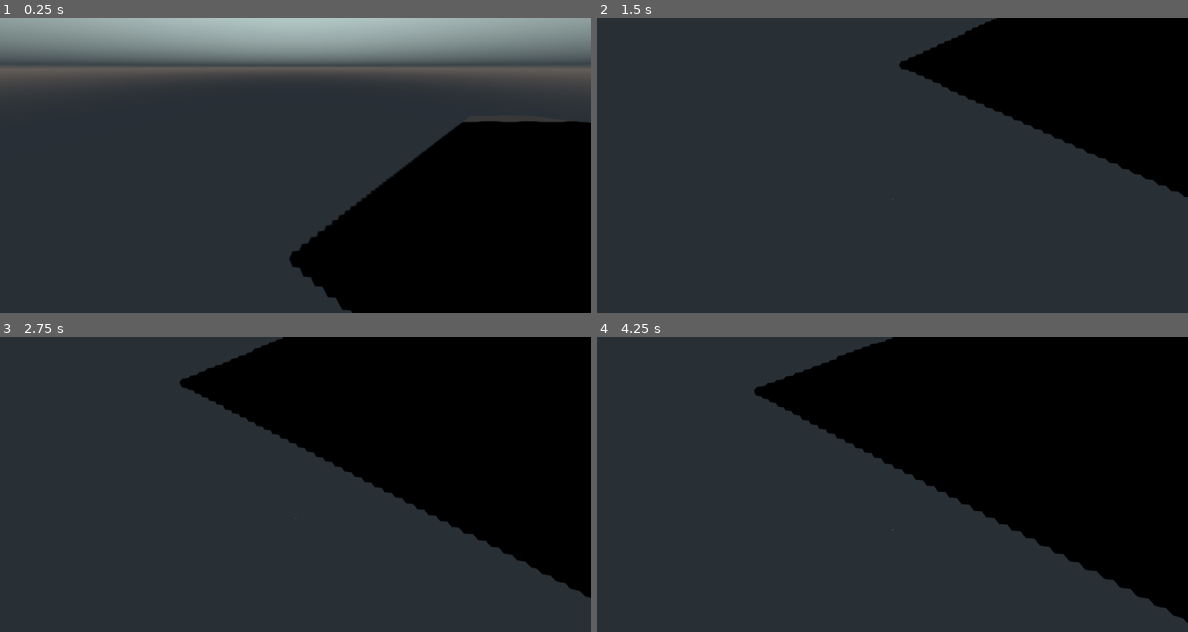
Above: before the commit, frames 1-4 (two rows, left to right).
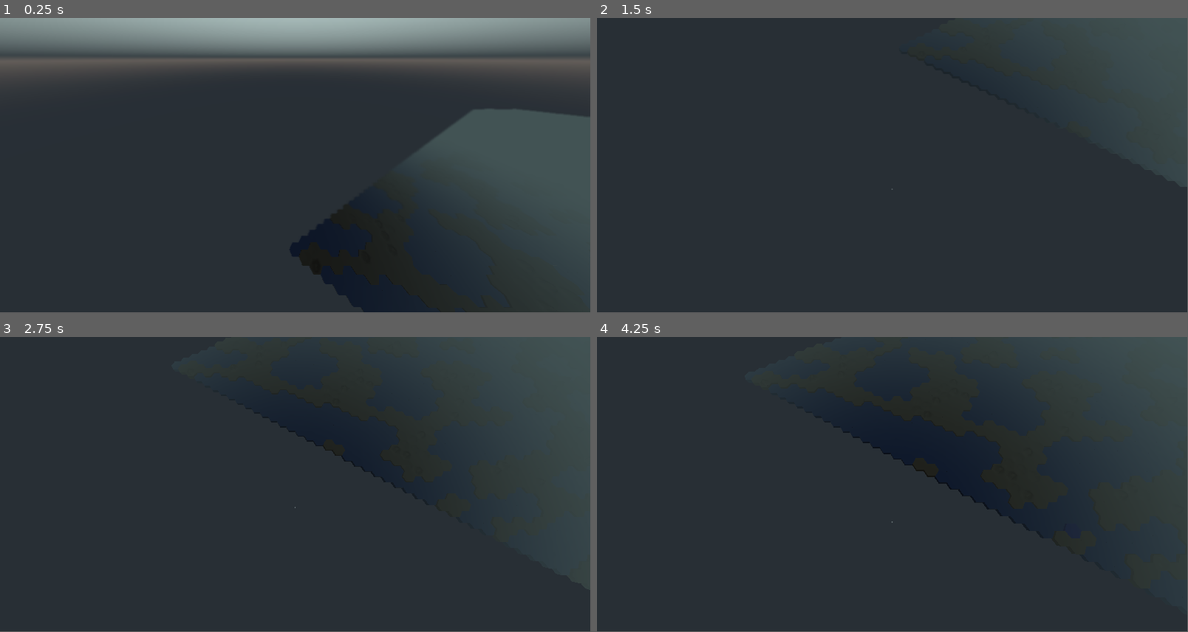
Above: after the commit, the same moments.

Repository: cloudziq/CIVI
Game: Godot game, scene res://data/class/MAP.tscn
The game is run twice, just before and just after one commit, with the same random seed, the same clock (stepped at 60 frames per second) and the same inputs.
Inputs (mouse positions are in pixels of both pictures, inside the frame that each line leads up to):
- Up to frame 1 (0.25 s): no input
- Up to frame 2 (1.5 s): move the mouse to (1022, 150) at 0.52 s; hold S (move_D) 0.53-1.28 s; click (1022, 150) at 0.67 s; move the mouse to (774, 180) at 1.27 s; tap A (move_L) at 1.35 s; click (774, 180) at 1.42 s
- Up to frame 3 (2.75 s): move the mouse to (354, 419) at 2.02 s; hold D (move_R) from 2.03 s (still down); click (354, 419) at 2.17 s
- Up to frame 4 (4.25 s): move the mouse to (862, 543) at 2.77 s; release D (move_R) at 2.78 s; tap W (move_U) at 2.85 s; click (862, 543) at 2.92 s; tap Enter at 3.5 s; move the mouse to (1069, 528) at 3.52 s; hold Mouse wheel up (zoom+) from 3.53 s (still down); click (1069, 528) at 3.67 s
In our replay, the window is 800x400 before the commit and 799x399 after it. These sizes can differ from the game's own. Grey fills any space a smaller window leaves; there, only what the larger window draws over its background counts as a difference.

The runs differ from the first frame. In frame 1, 32% of the frame differs, in the area x 0-100%, y 0-100%; in frame 2, 18%; in frame 3, 35%; in frame 4, 40%, in the area x 26-100%, y 0-97%.

Commit message:
faster hex recognition on cursor changed how map data is kept

Diff:
--- a/data/class/Camera.gd
+++ b/data/class/Camera.gd
@@ -1,5 +1,35 @@
 extends Camera
 
+
+var map_data : Array
+var vis_data : Dictionary
+
+
+var def_zoom_speed := 30.0
+var def_move_speed := 2.0
+
+var min_h  :=  14.0
+var max_h  :=  40.0
+var min_a  := -36.0
+var max_a  := -80.0
+var min_f  :=  52.0
+var max_f  :=  96.0
+var min_d  :=  0.08
+var max_d  :=  0.00
+var min_sd :=  50
+var max_sd :=  100
+
+
+var curr_hex_index := 0
+var prev_hex_index := 0
+var curr_multimesh :  MultiMesh
+var prev_multimesh :  MultiMesh
+
+var hex_radius      = 2
+
+
+##  Holders:
+var xx             := 0.0
 var move_speed_add := 0.0
 var zoom_speed     := 0.0
 var move_vector    := Vector3()
@@ -7,34 +37,8 @@
 var target_fov     := 0.0
 var target_dof     := 0.0
 var target_sd      := 0.0
-
-var def_zoom_speed := 25.0
-var def_move_speed := 2.0
-
-var min_h  :=  14.0
-var max_h  :=  40.0
-var min_a  := -36.0
-var max_a  := -76.0
-var min_f  :=  52.0
-var max_f  :=  96.0
-var min_d  :=  0.06
-var max_d  :=  0.0
-var min_sd :=  60
-var max_sd :=  80
-
-var hex_radius    = 2.0
-var selected_hex  = null
-
-#  cały multimesh:
-var multimesh_instance_1 : MultiMeshInstance
-var multimesh_instance_2 : MultiMeshInstance
-
-# Zmienna na indeks wybranego hexa
-var selected_hex_index    := -1
-var selected_hex_instance :=  1
-
-##  Holders:
-var xx    : float
+var time_passed    := 0.0
+var frame_count    := 0
 
 
 
@@ -43,18 +47,18 @@
 
 func _ready() -> void:
 	cam_mod()
-	multimesh_instance_1 = get_parent().visual_data[0][1]
-	multimesh_instance_2 = get_parent().visual_data[1][1]
-
-
-
-
-
-
-func _process(delta: float) -> void:
+
+
+
+
+
+
+func _process(dt: float) -> void:
+	time_passed += dt
+
 	#  Zoom:
 	if zoom_speed != 0:
-		global_transform.origin.y  = clamp(global_transform.origin.y+zoom_speed*delta,min_h,max_h)
+		global_transform.origin.y  = clamp(global_transform.origin.y + zoom_speed *dt,min_h,max_h)
 		zoom_speed                 = lerp(zoom_speed, 0.0, .16)
 		cam_mod()
 
@@ -62,7 +66,7 @@
 	if move_vector != Vector3():
 		var vector  = transform.basis.x * move_vector.x + transform.basis.z * move_vector.z
 		vector.y    = 0
-		global_transform.origin += vector.normalized() * move_vector.length() * delta
+		global_transform.origin += vector.normalized() * move_vector.length() * dt
 
 	#  Tilt:
 	if rotation_degrees.x != target_tilt:
@@ -82,26 +86,11 @@
 	if xx != target_sd:
 		$"%Sun".directional_shadow_max_distance = lerp(xx, target_sd, .6)
 
-	# Sprawdzenie hexa pod kursorem
-	var new_hex_index_1 = get_hex_at_mouse(multimesh_instance_1)
-	var new_hex_index_2 = get_hex_at_mouse(multimesh_instance_2)
-
-	# Resetowanie koloru poprzedniego wybranego hexa
-	if selected_hex_index != -1:
-		if selected_hex_instance == 1:
-			multimesh_instance_1.multimesh.set_instance_color(selected_hex_index, Color(1, 1, 1))
-		elif selected_hex_instance == 2:
-			multimesh_instance_2.multimesh.set_instance_color(selected_hex_index, Color(1, 1, 1))
-
-	# Zmiana koloru nowego wybranego hexa
-	if new_hex_index_1 != -1:
-		multimesh_instance_1.multimesh.set_instance_color(new_hex_index_1, Color(.5, 1, .5))
-		selected_hex_instance = 1
-		selected_hex_index = new_hex_index_1
-	elif new_hex_index_2 != -1:
-		multimesh_instance_2.multimesh.set_instance_color(new_hex_index_2, Color(.5, 1, .5))
-		selected_hex_instance = 2
-		selected_hex_index = new_hex_index_2
+
+	if time_passed > .1:
+		time_passed = 0
+		get_hex_at_mouse()
+
 
 
 
@@ -133,57 +122,58 @@
 
 
 
-func get_hex_at_mouse(multimesh_instance: MultiMeshInstance):
+
+func get_hex_at_mouse():
 	var mouse_pos = get_viewport().get_mouse_position()
-	var from = project_ray_origin(mouse_pos + Vector2(+.5, -.5))
-	var to = from + project_ray_normal(mouse_pos) * 100  # Promień w przestrzeni 3D
-
+	var from = project_ray_origin(mouse_pos + Vector2(-.25, +.5))
+	var to = from + project_ray_normal(mouse_pos) * 100
 	var hit_position = intersect_ray_with_plane(from, to)
+	var err  := false
 
 	if hit_position:
-		var hex_coords = world_to_hex(hit_position)
-		return get_hex_instance_index(hex_coords, multimesh_instance)
-
-	return -1
-
-
-# Oblicza pozycję promienia na płaszczyźnie
+		var coord = world_to_hex(hit_position)
+
+		if coord.x < 0 or coord.x > map_data[0].size()-1: err = true
+		if coord.y < 0 or coord.y > map_data[1].size()-1: err = true
+
+		if not err:
+			var hex_type    = map_data[coord.x][coord.y]["type"]
+			curr_hex_index  = map_data[coord.x][coord.y]["id"]
+			curr_multimesh  = vis_data[hex_type].multimesh
+
+			if curr_hex_index != prev_hex_index or curr_multimesh != prev_multimesh:
+				curr_multimesh.set_instance_color(curr_hex_index, Color(.4, .6, 2))
+				prev_multimesh.set_instance_color(prev_hex_index, Color(1,1,1))
+				prev_hex_index  = curr_hex_index
+				prev_multimesh  = curr_multimesh
+
+
+
+
+
+
 func intersect_ray_with_plane(from, to):
-	var plane = Plane(Vector3(0, 1, 0), 0)  # Zakładając, że twoje heksy są na płaskiej powierzchni
+	var plane = Plane(Vector3(0, 1, 0), 0)
 	var hit_position = plane.intersects_segment(from, to)
 
 	if hit_position != null:
 		if plane.has_point(hit_position):
 			return hit_position
-
 	return null
 
 
 
 
 
+
 func world_to_hex(pos: Vector3) -> Vector2:
-	var q = pos.x / (hex_radius * 3 * .5)  # Uwzględnia szerokość heksa w osi X
+	var q = pos.x / (hex_radius * 3 * .5)
 	var r = (pos.z - (q * hex_radius * sqrt(3) * .5)) / (hex_radius * sqrt(3))
 
-	# Zaokrąglamy współrzędne q i r
-	var rounded_q = round(q)
-	var rounded_r = round(r)
-
-	return Vector2(rounded_q, rounded_r).rotated(16)
-
-
-
-
-# Funkcja, która zwraca indeks instancji MultiMesh na podstawie pozycji hexa
-func get_hex_instance_index(hex_pos: Vector2, multimesh_instance: MultiMeshInstance) -> int:
-	for i in range(multimesh_instance.multimesh.instance_count):
-		var instance_pos = multimesh_instance.multimesh.get_instance_transform(i).origin
-		var hex_from_instance = world_to_hex(instance_pos)
-		if hex_from_instance == hex_pos:
-			return i
-	return -1
-
+	var rounded_x = round(q)
+	var rounded_y = round(r)
+
+	return Vector2(rounded_y, rounded_x)
 
 
 
@@ -198,3 +188,13 @@
 	target_fov   = lerp(min_f,  max_f,  ratio)
 	target_dof   = lerp(min_d,  max_d,  ratio)
 	target_sd    = lerp(min_sd, max_sd, ratio)
+
+
+
+
+
+
+func reload_map_data() -> void:
+	map_data        = get_parent().map_data
+	vis_data        = get_parent().visual_data
+	prev_multimesh  = vis_data["flat01"].multimesh
--- a/data/class/DayNightLightCycle.gd
+++ b/data/class/DayNightLightCycle.gd
@@ -8,13 +8,13 @@
 
 
 ## Main settings:
-var day_length   := 20.0    ## in seconds
+var day_length   := 40.0    ## in seconds
 var night_length := 16.0
 
 var sun_min_h  :=   0.0    ## minimalna wysokość słońca (przy wschodzie i zachodzie)
-var sun_max_h  := -20.0    ## maksymalna wysokość słońca (w południe)
-var moon_min_h := -4.0    ## minimalna wysokość księżyca (przy zachodzie)
-var moon_max_h := -60.0    ## maksymalna wysokość księżyca (noc)
+var sun_max_h  := -35.0    ## maksymalna wysokość słońca (w południe)
+var moon_min_h :=   0.0    ## minimalna wysokość księżyca (przy zachodzie)
+var moon_max_h := -70.0    ## maksymalna wysokość księżyca (noc)
 
 var start_pos := 220.0     ## początkowa pozycja kątowa ciał niebieskich
 var end_pos   := 20.0      ## końcowa pozycja kątowa ciał niebieskich
@@ -25,42 +25,53 @@
 
 
 ## Holders:
-var sun_p      := 0.0
-var moon_p     := 0.0
-var sun_cycle  := 0.0
-var moon_cycle := 0.0
+var sun_p       := 0.0
+var moon_p      := 0.0
+var sun_cycle   := 0.0
+var moon_cycle  := 0.0
 
 
 
 
 
-func _process(delta: float) -> void:
-	if sun_vis:
-		if sun_cycle == 0: aura_control(1)
-		sun_cycle += delta
+func _ready() -> void:
+	moon.light_color  = Color(0,0,0)
 
-		if sun_cycle < day_length:
-			if sun_cycle > day_length - (day_length * .082) : moon_vis  = true
-			sun_p  = sun_cycle / day_length
 
-			var current_dist      = lerp(start_pos, end_pos, sun_p) * rot_dir
-			var angle_x: float    = lerp(sun_min_h, sun_max_h, sin(sun_p * PI))
-			sun.rotation_degrees  = Vector3(angle_x, current_dist, 0)
-		else:
-			sun_cycle  = 0    ;    sun_vis  = false
 
-	if moon_vis:
-		if moon_cycle == 0: aura_control(0)
-		moon_cycle += delta
-		if moon_cycle < night_length:
-			if moon_cycle > night_length - (night_length * .16) : sun_vis  = true
-			moon_p  = moon_cycle / night_length
 
-			var current_dist      = lerp(start_pos, end_pos, moon_p) * rot_dir
-			var angle_x: float    = lerp(moon_min_h, moon_max_h, sin(moon_p * PI))
-			moon.rotation_degrees  = Vector3(angle_x, current_dist, 0)
-		else:
-			moon_cycle  = 0    ;    moon_vis  = false
+func _process(dt: float) -> void:
+		if sun_vis:
+			if sun_cycle == 0: aura_control(1)
+			sun_cycle += dt
+
+			if sun_cycle < day_length:
+				if sun_cycle > day_length - (day_length * .082) : moon_vis  = true
+				sun_p  = sun_cycle / day_length
+
+				var current_dist      = lerp(start_pos, end_pos, sun_p) * rot_dir
+				var angle_x: float    = lerp(sun_min_h, sun_max_h, sin(sun_p * PI))
+				sun.rotation_degrees  = Vector3(angle_x, current_dist, 0)
+			else:
+				sun_cycle  = 0
+				sun_vis  = false
+
+		if moon_vis:
+			if moon_cycle == 0: aura_control(0)
+			moon_cycle += dt
+			if moon_cycle < night_length:
+				if moon_cycle > night_length - (night_length * .16) : sun_vis  = true
+				moon_p  = moon_cycle / night_length
+
+				var current_dist       = lerp(start_pos, end_pos, moon_p) * rot_dir
+				var angle_x: float     = lerp(moon_min_h, moon_max_h, sin(moon_p * PI))
+				moon.rotation_degrees  = Vector3(angle_x, current_dist, 0)
+			else:
+				moon_cycle  = 0
+				moon_vis  = false
+
+
+
 
 
 
--- a/data/class/MAP.gd
+++ b/data/class/MAP.gd
@@ -1,21 +1,25 @@
 extends Spatial
 
 
-var visual_data := [
-	["flat01", MultiMeshInstance.new()],
-	["hill01", MultiMeshInstance.new()],
-	["water", MultiMeshInstance.new()],
-	["mountain01", MultiMeshInstance.new()]
-]
-
-var noise      := OpenSimplexNoise.new()
-var hex_size   := 2
-var map_data   := []
-var hex_height  = 1.0
-
-
-
-var mountain_amount := 20
+var map_size        := Vector2(80, 80)
+
+
+## Holders:
+var flat_count     := 0
+var hill_count     := 0
+var water_count    := 0
+var mountain_count := 0
+var noise          := OpenSimplexNoise.new()
+var hex_radius     := 2
+var map_data       := []
+
+
+var visual_data    := {
+	"flat01":     MultiMeshInstance.new(),
+	"hill01":     MultiMeshInstance.new(),
+	"water01":    MultiMeshInstance.new(),
+	"mountain01": MultiMeshInstance.new(),
+}
 
 
 
@@ -24,14 +28,14 @@
 
 func _ready() -> void:
 	randomize()
-	var LightCycle := DayNightLightCycle.new()
-
-	noise.seed = randi()  # Losowy seed
-	noise.octaves = rand_range(4, 5)
-	noise.period = rand_range(12, 46)
-	noise.persistence = rand_range(6, 16)
-
-	map_gen(80, 80)
+	var LightCycle    := DayNightLightCycle.new()
+
+	noise.seed         = randi()
+	noise.octaves      = int(rand_range(3, 5))
+	noise.period       = rand_range(2, 5) * noise.octaves
+	noise.persistence  = rand_range(8, 12) * noise.octaves
+
+	map_gen(map_size)
 	add_child(LightCycle)
 
 
@@ -39,12 +43,15 @@
 
 
 
-func map_gen(s1: int, s2: int) -> void:
+func map_gen(size:Vector2) -> void:
+	var s1 := int(size.x)
+	var s2 := int(size.y)
+
 	map_data.resize(s1)
 
-	for x in range(0, s1):
-		map_data[x] = []
-		for y in range(0, s2):
+	for x in range(s1):
+		map_data[x]  = []
+		for y in range(s2):
 			var transform = Transform()
 			transform.origin = hex_to_world(x, y)
 
@@ -54,147 +61,149 @@
 			# Skalowanie koordynat dla większej zmienności(?)
 			var noise_value = noise.get_noise_2d(float(x) * .4, float(y) * .4)
 
-			# Korekta progów w zależności od wartości szumu Perlin'a
-			if noise_value > .3 and randf() < .2:
-				map_data[x].append({"type": "hill", "transform": transform})
+
+			if noise_value > .44 and randf() > .66:
+				map_data[x].append(
+					{"type": "mountain01", "transform": transform, "id": mountain_count})
+				mountain_count += 1
+
+			elif noise_value > .3 and randf() < .2:
+				map_data[x].append(
+					{"type": "hill01", "transform": transform, "id": hill_count})
+				hill_count += 1
+
 			elif noise_value > 0.12:
-				map_data[x].append({"type": "flat", "transform": transform})
+				map_data[x].append(
+					{"type": "flat01", "transform": transform, "id": flat_count})
+				flat_count += 1
+
 			else:
-				map_data[x].append({"type": "water", "transform": transform})
-
-			if noise_value > .52 and randf() > .6:
-				map_data[x][y] = ({"type": "mountain", "transform": transform})
-
+				map_data[x].append(
+					{"type": "water01", "transform": transform, "id": water_count})
+				water_count += 1
+
+	multimesh_define()
 #	generate_mountains()
-	multimesh_factory()
-
-
-
-
-func generate_mountains() -> void:
-	for i in range(mountain_amount):
-		var x = randi() % 80
-		var y = randi() % 80
-
-		if x >= 0 and x < 80 and y >= 0 and y < 80:
-			if map_data[x][y]["type"] != "mountain":
-				var transform = Transform()
-				var random_rotation = deg2rad(randi() % 6 * 60)
-
-				transform.origin = hex_to_world(x, y)
-				transform.basis = Basis(Vector3(0, 1, 0), random_rotation)
-				map_data[x][y] = {"type": "mountain", "transform": transform}
-
-
-
-
-func multimesh_factory() -> void:
-	var material_flat = SpatialMaterial.new()
-	var material_water = SpatialMaterial.new()
-	var material_mountain = SpatialMaterial.new()
-
-	# flat01:
+#
+#
+#
+#
+#func generate_mountains() -> void:
+#	for i in range(mountain_amount):
+#		var x = randi() % int(map_size.x)
+#		var y = randi() % int(map_size.y)
+#
+#		if x >= 0 and x < map_size.x and y >= 0 and y < map_size.y:
+#			if map_data[x][y]["type"] != "mountain01":
+#				var transform = Transform()
+#				var random_rotation = deg2rad(randi() % 6 * 60)
+#
+#				transform.origin = hex_to_world(x, y)
+#				transform.basis = Basis(Vector3(0, 1, 0), random_rotation)
+#				map_data[x][y] = {"type": "mountain01", "transform": transform}
+
+
+
+
+
+
+func multimesh_define() -> void:
+	var material_flat     := SpatialMaterial.new()
+	var material_water    := SpatialMaterial.new()
+
+	# flat01 material:
 	material_flat.albedo_color = Color(.92, 1, .8)
 	material_flat.roughness = .9
-	material_flat.metallic = .0
+	material_flat.metallic  = .1
 	material_flat.vertex_color_use_as_albedo = true
 
-	# water01:
+	# water01 material:
 	material_water.albedo_color = Color(.2, .4, .8)
 	material_water.roughness = .6
 	material_water.metallic = .2
 
-	# mountain01
-	material_mountain.albedo_color = Color(.82, .9, .7)
-	material_mountain.roughness = 1
-	material_mountain.metallic = .1
-
-
-	var flat_count = 0
-	var hill_count = 0
-	var water_count = 0
-	var mountain_count = 0
+
+	# multimesh creation:
+	var i :  MultiMeshInstance
+
+	# flat01:
+	i  = visual_data["flat01"]
+	i.multimesh                   = MultiMesh.new()
+	i.multimesh.mesh              = load("res://data/models/map/tile/flat01.obj")
+	i.multimesh.transform_format  = MultiMesh.TRANSFORM_3D
+	i.multimesh.color_format      = MultiMesh.COLOR_FLOAT
+	i.multimesh.instance_count    = flat_count
+	i.material_override           = material_flat
+
+	# hill01:
+	i  = visual_data["hill01"]
+	i.multimesh                   = MultiMesh.new()
+	i.multimesh.mesh              = load("res://data/models/map/tile/hill01.obj")
+	i.multimesh.transform_format  = MultiMesh.TRANSFORM_3D
+	i.multimesh.color_format      = MultiMesh.COLOR_FLOAT
+	i.multimesh.instance_count    = hill_count
+	i.material_override           = material_flat
+
+	# water01:
+	i  = visual_data["water01"]
+	i.multimesh                   = MultiMesh.new()
+	i.multimesh.mesh              = load("res://data/models/map/tile/flat01.obj")
+	i.multimesh.transform_format  = MultiMesh.TRANSFORM_3D
+	i.multimesh.color_format      = MultiMesh.COLOR_FLOAT
+	i.multimesh.instance_count    = water_count
+	i.material_override           = material_water
+
+	#  mountain01:
+	i = visual_data["mountain01"]
+	i.multimesh                   = MultiMesh.new()
+	i.multimesh.mesh              = load("res://data/models/map/tile/mountain01.obj")
+	i.multimesh.transform_format  = MultiMesh.TRANSFORM_3D
+	i.multimesh.color_format      = MultiMesh.COLOR_FLOAT
+	i.multimesh.instance_count    = mountain_count
+	i.material_override           = material_flat
+
+
+	var i_flat  := 0
+	var i_hill  := 0
+	var i_water := 0
+	var i_mount := 0
 
 	for row in map_data:
 		for tile in row:
 			match tile["type"]:
-				"flat":
-					flat_count += 1
-				"hill":
-					hill_count += 1
-				"water":
-					water_count += 1
-				"mountain":
-					mountain_count += 1
-
-	# flat01:
-	visual_data[0][1].multimesh = MultiMesh.new()
-	visual_data[0][1].multimesh.mesh = load("res://data/models/map/tile/flat01.obj")
-	visual_data[0][1].multimesh.transform_format = MultiMesh.TRANSFORM_3D
-	visual_data[0][1].multimesh.color_format = MultiMesh.COLOR_FLOAT
-	visual_data[0][1].material_override = material_flat
-	visual_data[0][1].multimesh.instance_count = flat_count
-
-	# hill01:
-	visual_data[1][1].multimesh = MultiMesh.new()
-	visual_data[1][1].multimesh.mesh = load("res://data/models/map/tile/hill01.obj")
-	visual_data[1][1].multimesh.transform_format = MultiMesh.TRANSFORM_3D
-	visual_data[1][1].multimesh.color_format = MultiMesh.COLOR_FLOAT
-	visual_data[1][1].material_override = material_flat
-	visual_data[1][1].multimesh.instance_count = hill_count
-
-	# water:
-	visual_data[2][1].multimesh = MultiMesh.new()
-	visual_data[2][1].multimesh.mesh = load("res://data/models/map/tile/flat01.obj")
-	visual_data[2][1].multimesh.transform_format = MultiMesh.TRANSFORM_3D
-	visual_data[2][1].multimesh.color_format = MultiMesh.COLOR_FLOAT
-	visual_data[2][1].material_override = material_water
-	visual_data[2][1].multimesh.instance_count = water_count
-
-	# mountain01:
-	visual_data[3][1].multimesh = MultiMesh.new()
-	visual_data[3][1].multimesh.mesh = load("res://data/models/map/tile/mountain01.obj")
-	visual_data[3][1].multimesh.transform_format = MultiMesh.TRANSFORM_3D
-	visual_data[3][1].multimesh.color_format = MultiMesh.COLOR_FLOAT
-	visual_data[3][1].material_override = material_mountain
-	visual_data[3][1].multimesh.instance_count = mountain_count
-
-
-	var i_flat = 0
-	var i_hill = 0
-	var i_water = 0
-	var i_mountain = 0
-
-	for row in map_data:
-		for tile in row:
-#			tile  = col["type"]
-			match tile["type"]:
-				"flat":
-					visual_data[0][1].multimesh.set_instance_transform(i_flat, tile["transform"])
+				"flat01":
+					visual_data["flat01"].multimesh.set_instance_transform(
+						i_flat, tile["transform"])
 					i_flat += 1
-				"hill":
-					visual_data[1][1].multimesh.set_instance_transform(i_hill, tile["transform"])
+				"hill01":
+					visual_data["hill01"].multimesh.set_instance_transform(
+						i_hill, tile["transform"])
 					i_hill += 1
-				"water":
+				"water01":
 					tile["transform"].origin.y -= .4
-					visual_data[2][1].multimesh.set_instance_transform(i_water, tile["transform"])
+					visual_data["water01"].multimesh.set_instance_transform(
+						i_water, tile["transform"])
 					i_water += 1
-				"mountain":
-#					tile["transform"].origin.y += .22
-					visual_data[3][1].multimesh.set_instance_transform(i_mountain, tile["transform"])
-					i_mountain += 1
-
-	add_child(visual_data[0][1])  # plains
-	add_child(visual_data[1][1])  # hills
-	add_child(visual_data[2][1])  # water
-	add_child(visual_data[3][1])  # mountains
-
-
+				"mountain01":
+					visual_data["mountain01"].multimesh.set_instance_transform(
+						i_mount, tile["transform"])
+					i_mount += 1
+
+
+
+#	for instance in visual_data:
+#		add_child(instance[1])
+	add_child(visual_data["flat01"])      # plains
+	add_child(visual_data["hill01"])      # hills
+	add_child(visual_data["water01"])     # water
+	add_child(visual_data["mountain01"])  # mountains
+
+	$Camera.reload_map_data()
 
 
 
 
 func hex_to_world(xx: int, yy: int) -> Vector3:
-	var x = hex_size * 3 * .5 * yy
-	var z = hex_size * sqrt(3) * (xx + yy * .5)
+	var x = hex_radius * 3 * .5 * yy
+	var z = hex_radius * sqrt(3) * (xx + yy * .5)
 	return Vector3(x, 0, z)
--- a/data/class/MAP.tscn
+++ b/data/class/MAP.tscn
@@ -6,6 +6,7 @@
 [ext_resource path="res://data/models/map/tile/flat01.obj" type="ArrayMesh" id=4]
 
 [sub_resource type="SpatialMaterial" id=1]
+params_diffuse_mode = 3
 albedo_color = Color( 0.635294, 0.635294, 0.635294, 1 )
 metallic = 0.05
 metallic_specular = 1.0
@@ -13,7 +14,6 @@
 
 [sub_resource type="MultiMesh" id=4]
 instance_count = 1
-visible_instance_count = 1
 mesh = ExtResource( 4 )
 transform_2d_array = PoolVector2Array( 1, 0, 0, 1, 0, 0 )
 
@@ -21,25 +21,27 @@
 script = ExtResource( 3 )
 
 [node name="Camera" type="Camera" parent="."]
-transform = Transform( 0.5, -0.0012092, -0.866024, 0, 0.999999, -0.00139626, 0.866025, 0.000698132, 0.5, 0, 40, 0 )
+transform = Transform( 0.5, 0, -0.866025, 0, 1, 0, 0.866025, 0, 0.5, 0, 40, 0 )
 current = true
-fov = 158.1
+fov = 160.0
 near = 0.04
 far = 112.0
 script = ExtResource( 2 )
 
 [node name="Sun" type="DirectionalLight" parent="."]
 unique_name_in_owner = true
-transform = Transform( 0.71934, -0.0484569, -0.692966, 0, 0.997564, -0.0697565, 0.694658, 0.0501786, 0.717587, 0.01, 122.38, 0 )
+transform = Transform( 0.71934, -0.0484569, -0.692966, 0, 0.997564, -0.0697565, 0.694658, 0.0501786, 0.717588, 0.01, 122.38, 0 )
 light_color = Color( 0.560784, 0.552941, 0.552941, 1 )
 light_energy = 1.32
 light_indirect_energy = 0.0
 light_specular = 0.26
 shadow_enabled = true
 shadow_color = Color( 0.294118, 0.294118, 0.294118, 1 )
-shadow_bias = 0.96
+shadow_bias = 0.5
 directional_shadow_mode = 0
+directional_shadow_split_3 = 0.478
 directional_shadow_blend_splits = true
+directional_shadow_max_distance = 10.0
 
 [node name="Moon" type="DirectionalLight" parent="."]
 unique_name_in_owner = true
@@ -50,19 +52,20 @@
 light_specular = 0.1
 shadow_enabled = true
 shadow_color = Color( 0.117647, 0.133333, 0.133333, 1 )
-shadow_bias = 0.96
+shadow_bias = 0.5
 directional_shadow_mode = 0
 directional_shadow_split_1 = 0.219
 directional_shadow_split_2 = 0.254
 directional_shadow_split_3 = 0.456
 directional_shadow_blend_splits = true
+directional_shadow_max_distance = 10.0
 
 [node name="Env" type="WorldEnvironment" parent="."]
 unique_name_in_owner = true
 environment = ExtResource( 1 )
 
 [node name="TestSphere" type="CSGSphere" parent="."]
-transform = Transform( 1, 0, 0, 0, -0.447759, -0.894154, 0, 0.894154, -0.447759, 72.16, 10, 163.5 )
+transform = Transform( 1, 0, 0, 0, -0.447759, -0.894154, 0, 0.894154, -0.447759, 72.16, 8, 163.5 )
 radius = 1.2
 radial_segments = 24
 rings = 24
@@ -70,4 +73,6 @@
 
 [node name="MultiMeshInstance" type="MultiMeshInstance" parent="."]
 visible = false
+use_in_baked_light = true
+lightmap_scale = 1
 multimesh = SubResource( 4 )
--- a/def_env.tres
+++ b/def_env.tres
@@ -17,16 +17,13 @@
 ambient_light_energy = 0.26
 ambient_light_sky_contribution = 0.16
 fog_enabled = true
-fog_color = Color( 0.219608, 0.219608, 0.219608, 1 )
-fog_depth_begin = 26.7
-fog_depth_end = 99.2
-fog_depth_curve = 2.54913
-fog_height_min = -6.0
-fog_height_max = 1.4
-fog_height_curve = 194.01
+fog_color = Color( 0.258824, 0.32549, 0.329412, 1 )
+fog_depth_begin = 40.0
+fog_depth_end = 140.0
+fog_depth_curve = 0.482968
+ssao_enabled = true
 dof_blur_far_enabled = true
-dof_blur_far_distance = 6.0
+dof_blur_far_distance = 12.0
 dof_blur_far_transition = 40.0
-dof_blur_far_amount = 0.06
 dof_blur_far_quality = 0
 glow_intensity = 3.58
--- a/project.godot
+++ b/project.godot
@@ -26,18 +26,11 @@
 boot_splash/fullsize=false
 boot_splash/bg_color=Color( 0, 0, 0, 1 )
 
-[debug]
-
-gdscript/warnings/return_value_discarded=false
-
 [display]
 
 window/size/width=960
 window/size/height=480
 window/size/always_on_top=true
-window/vsync/use_vsync=false
-window/stretch/mode="viewport"
-window/stretch/aspect="expand"
 
 [gui]
 
@@ -99,12 +92,12 @@
 }
 zoom+={
 "deadzone": 0.5,
-"events": [ Object(InputEventMouseButton,"resource_local_to_ …(182 unchanged characters)… ( 0, 0 ),"factor":1.0,"button_index":4,"pressed":false,"doubleclick":false,"script":null)
+"events": [ Object(InputEventMouseButton,"resource_local_to_ …(182 unchanged characters)… ( 0, 0 ),"factor":1.0,"button_index":4,"canceled":false,"pressed":false,"doubleclick":false,"script":null)
  ]
 }
 zoom-={
 "deadzone": 0.5,
-"events": [ Object(InputEventMouseButton,"resource_local_to_ …(182 unchanged characters)… ( 0, 0 ),"factor":1.0,"button_index":5,"pressed":false,"doubleclick":false,"script":null)
+"events": [ Object(InputEventMouseButton,"resource_local_to_ …(182 unchanged characters)… ( 0, 0 ),"factor":1.0,"button_index":5,"canceled":false,"pressed":false,"doubleclick":false,"script":null)
  ]
 }
 move_U={
@@ -130,13 +123,15 @@
 
 [physics]
 
-common/enable_pause_aware_picking=true
+common/physics_fps=30
+3d/active_soft_world=false
+3d/default_gravity=0.0
 
 [rendering]
 
 quality/driver/driver_name="GLES2"
 quality/directional_shadow/size.mobile=4096
 quality/filters/anisotropic_filter_level=1
+batching/lights/scissor_area_threshold=0.45
 environment/default_clear_color=Color( 0.439216, 0.439216, 0.439216, 1 )
-quality/filters/use_fxaa=true
 environment/default_environment="res://def_env.tres"
Not shown, changed: data/models/map/tile/mountain01.obj
Binary file removed: shit_archive/6_09_2024_start.jpg
Not shown, removed: shit_archive/6_09_2024_start.jpg.import
Not shown, changed: data/wip_files/hex_tile.blend
Not shown, changed: data/wip_files/hex_tile.blend1
